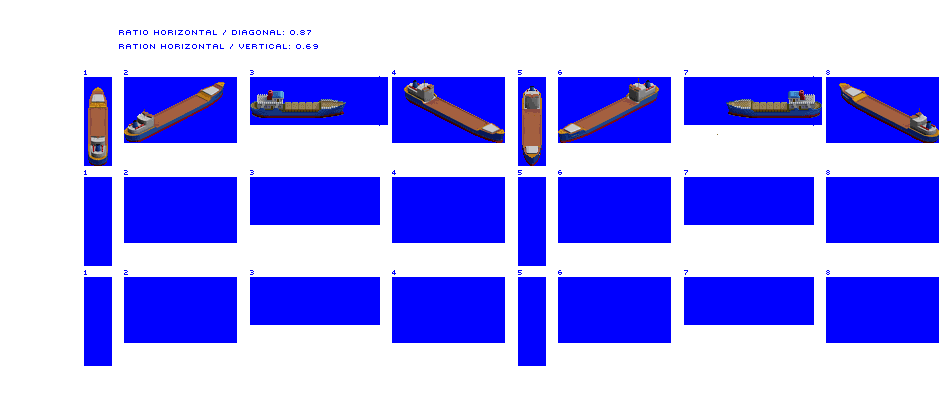
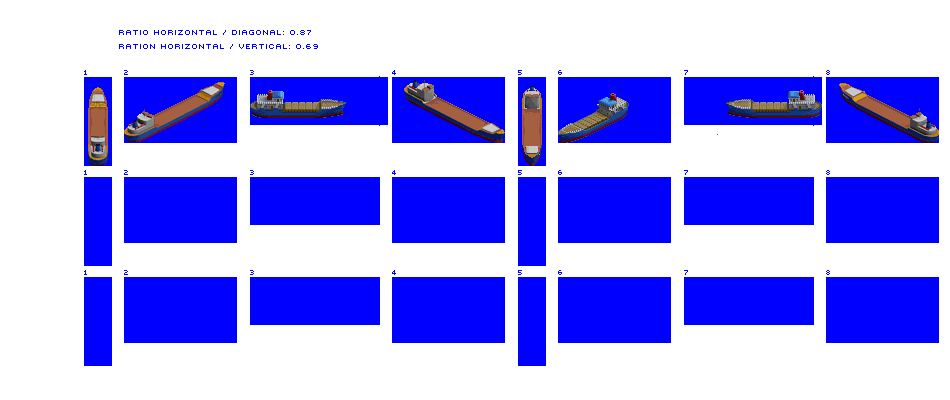
The second 950px x 400px image is a revision of the first. Changes to its layers:
renamed "Large Coaster" to "Coaster", painted on it over left=558, top=78, right=659, bottom=143
